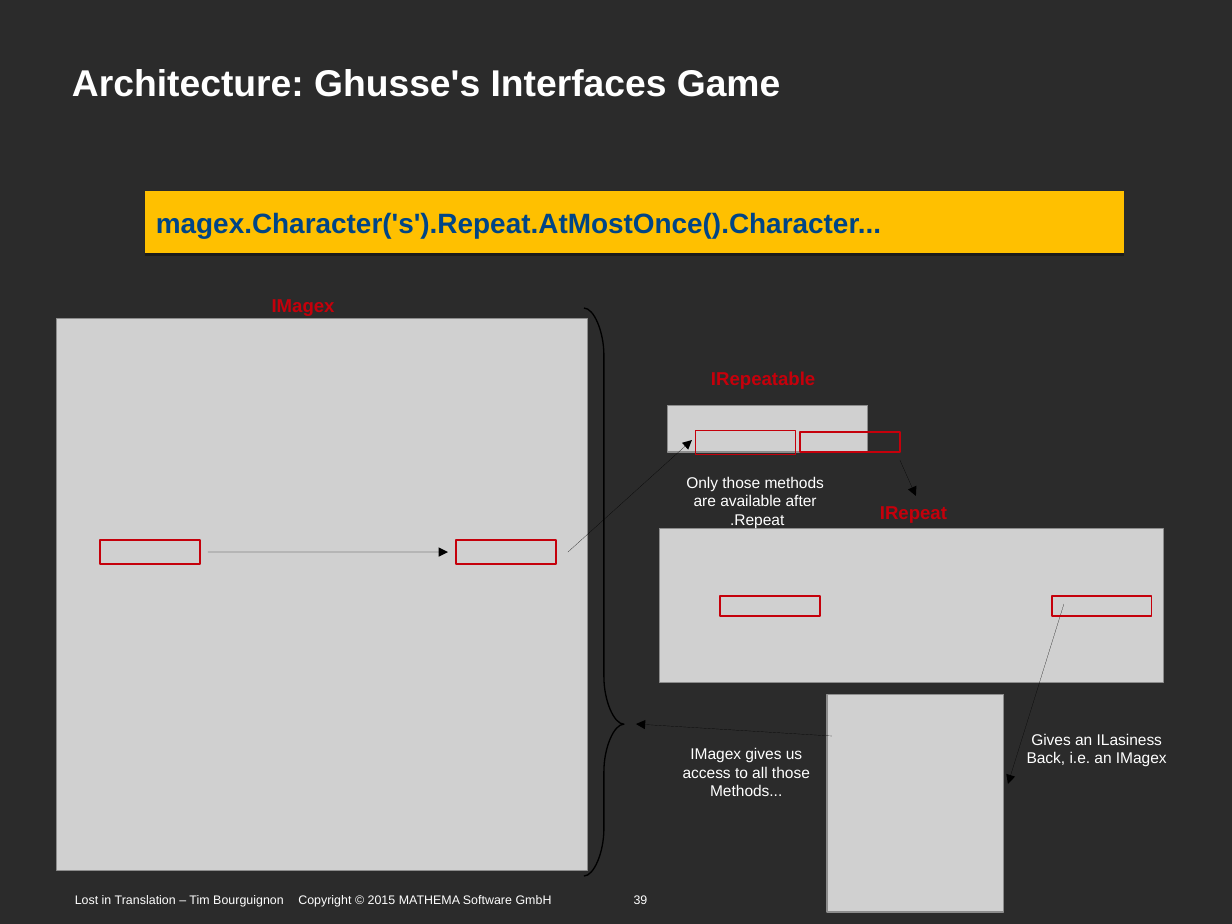
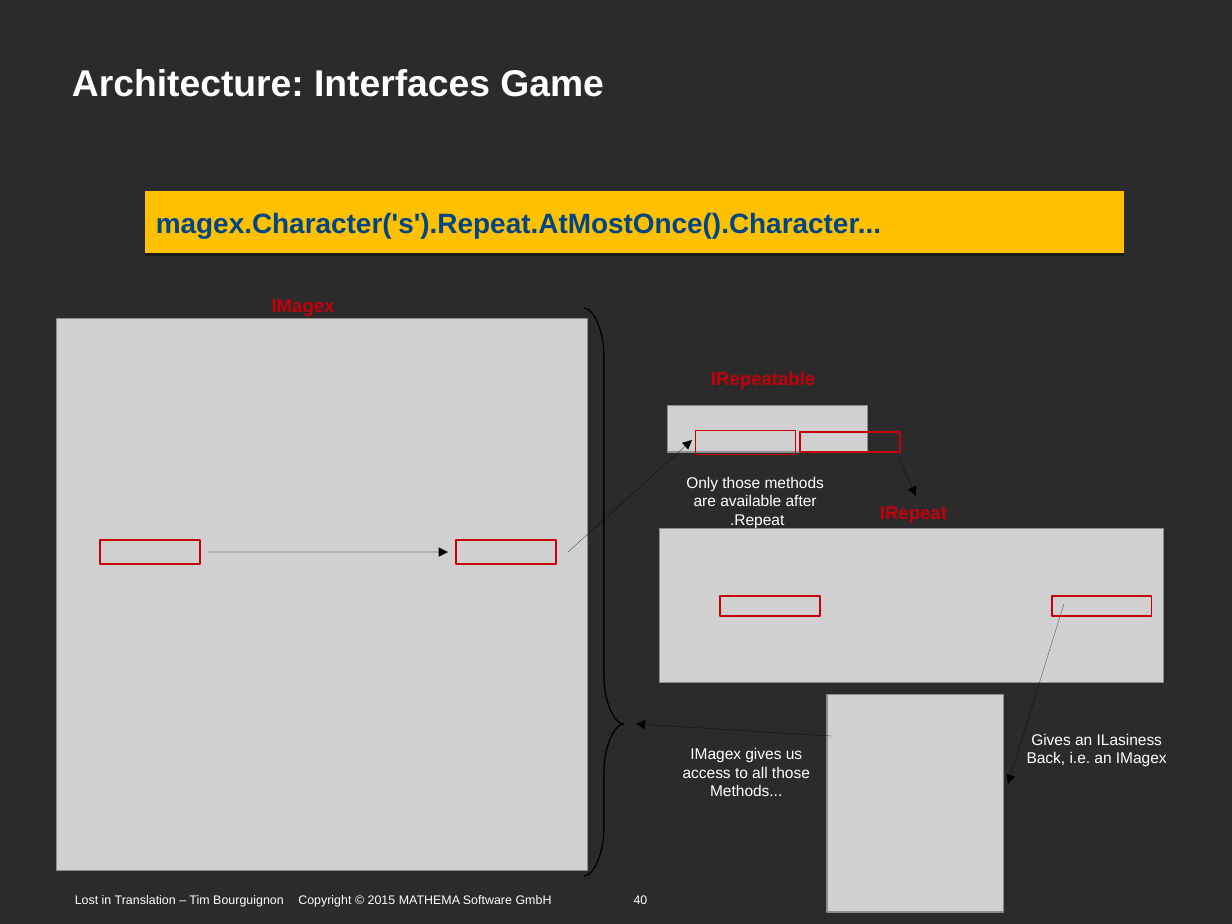
Before and after one commit to Timothep/Talk.LostInTranslation, a slide deck: slide 40 of LostInTranslation.odp (slide 39 before the commit). Drawn at 1232x924 pixels with LibreOffice and Linux fonts; fonts in the diff are those of the drawing; grey boxes stand for pictures; background and template pictures are left out; a plain dark background stands for a picture behind light text. Boxes give left, top, right and bottom in pixels: in the first picture for what was removed or moved away, otherwise in the second. Text is boxed around its words. In the diff, an @@ line names an element or a change of style, - is before the commit and + after.

```diff
--- a/LostInTranslation.odp
+++ b/LostInTranslation.odp
@@ title at box(72, 69, 604, 97): text changed @@
-Architecture: Ghusse's Interfaces Game
+Architecture: Interfaces Game
@@ text at box(75, 895, 648, 907): text changed @@
-Lost in Translation – Tim Bourguignon Copyright © 2015 MATHEMA Software GmbH 39
+Lost in Translation – Tim Bourguignon Copyright © 2015 MATHEMA Software GmbH 40
```
Also in this commit, not shown: 16 other slides changed, 1 slide added.
